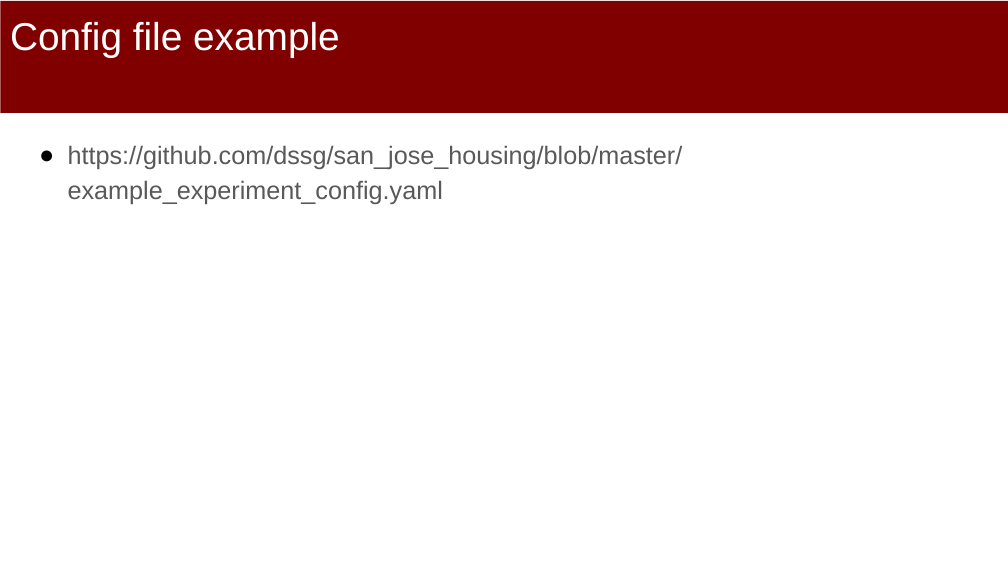
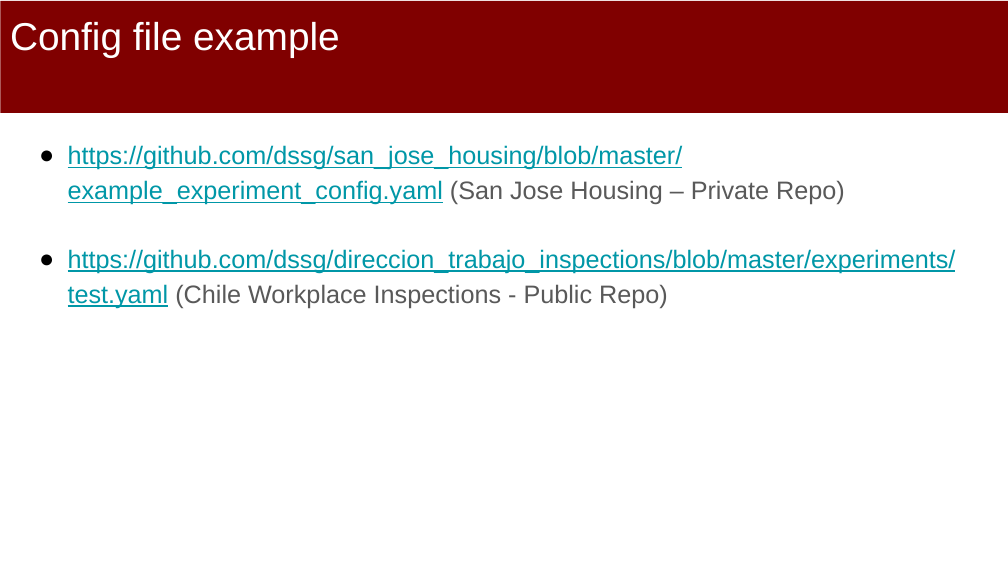
Before and after one commit to dssg/mlforpublicpolicylab, a slide deck: slide 20 of 04 - Machine Learning Pipelines/Machine-Learning-Pipelines.pptx. Drawn at 1008x567 pixels with LibreOffice and Linux fonts; fonts in the diff are those of the drawing. Boxes give left, top, right and bottom in pixels: in the first picture for what was removed or moved away, otherwise in the second. Text is boxed around its words. In the diff, an @@ line names an element or a change of style, - is before the commit and + after.

Commit message:
public repo link for example config

```diff
--- a/04 - Machine Learning Pipelines/Machine-Learning-Pipelines.pptx
+++ b/04 - Machine Learning Pipelines/Machine-Learning-Pipelines.pptx
@@ text at (68, 145, 956, 308): text changed; text colour #595959 to #0097A7 @@
-● https://github.com/dssg/san_jose_housing/blob/master/example_experiment_config.yaml
+● https://github.com/dssg/san_jose_housing/blob/master/example_experiment_config.yaml (San Jose Housing – Private Repo)
+● https://github.com/dssg/direccion_trabajo_inspections/blob/master/experiments/test.yaml (Chile Workplace Inspections - Public Repo)
```
